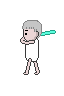
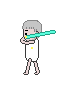
Layer changes from the first 64x96 image to the second:
added layer "레이어 57 복사" above "그룹 2 복사" over box(25, 32, 42, 39)
hid "레이어 57" over box(25, 32, 42, 39)
